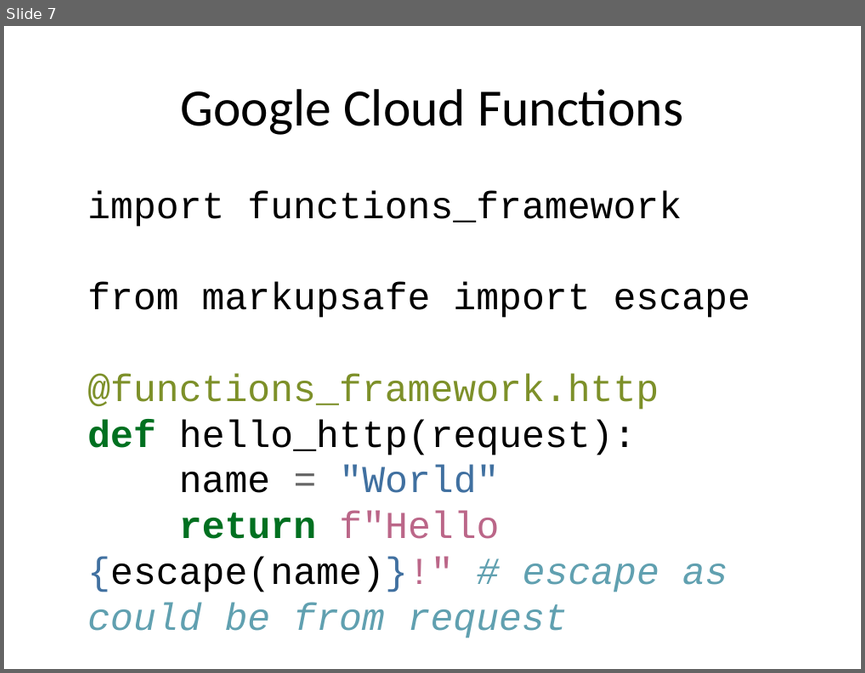
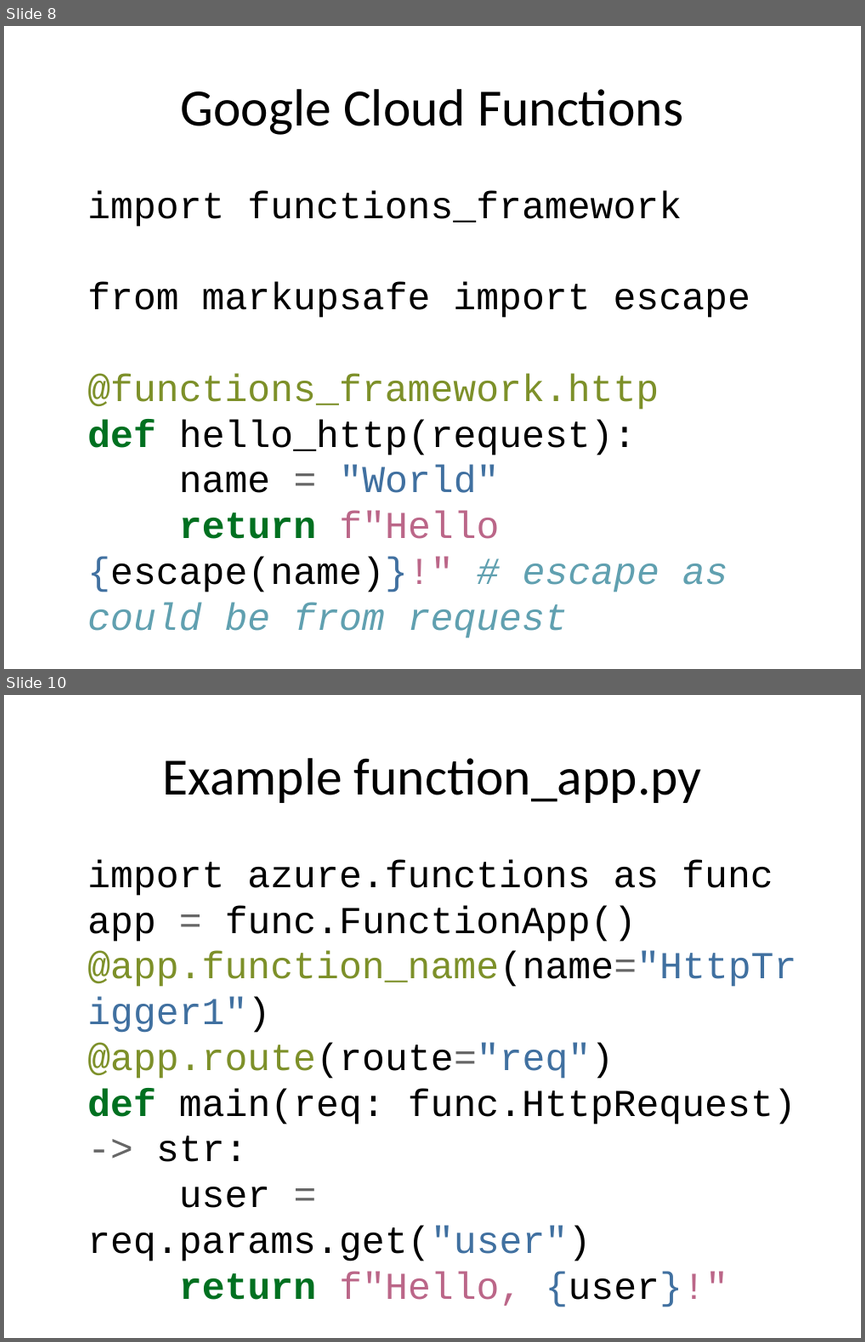
Before and after one commit to rhildred/INFO8985, a slide deck: microservice_instrumenting/slides.pptx. Shown one above the other, each under a label of ours: slide 7 before the commit, slides 8 and 10 after it; the slides between them are not shown. The pictures are 865x673 and 865x1342 pixels, drawn with LibreOffice and Linux fonts; fonts in the diff are those of the drawing. Boxes give left, top, right and bottom in pixels: in the first picture for what was removed or moved away, otherwise in the second. Text is boxed around its words. In the diff, an @@ line names an element or a change of style, - is before the commit and + after.

```diff
--- a/microservice_instrumenting/slides.pptx
+++ b/microservice_instrumenting/slides.pptx
@@ slide 10 added at [4,695,861,1338], background #FFFFFF @@
@@ title added at [162,758,702,803], 44 pt, text #000000 @@
+Example function_app.py
@@ text added at [87,860,796,1307], 32 pt, text #000000 @@
+import azure.functions as func
+app = func.FunctionApp()
+@app.function_name(name="HttpTrigger1")
+@app.route(route="req")
+def main(req: func.HttpRequest) -> str:
+user = req.params.get("user")
+return f"Hello, {user}!"
@@ what was slide 7 is now slide 8 @@
```
Also in this commit, not shown: 3 slides changed, 9 other slides added, 13 other files.
